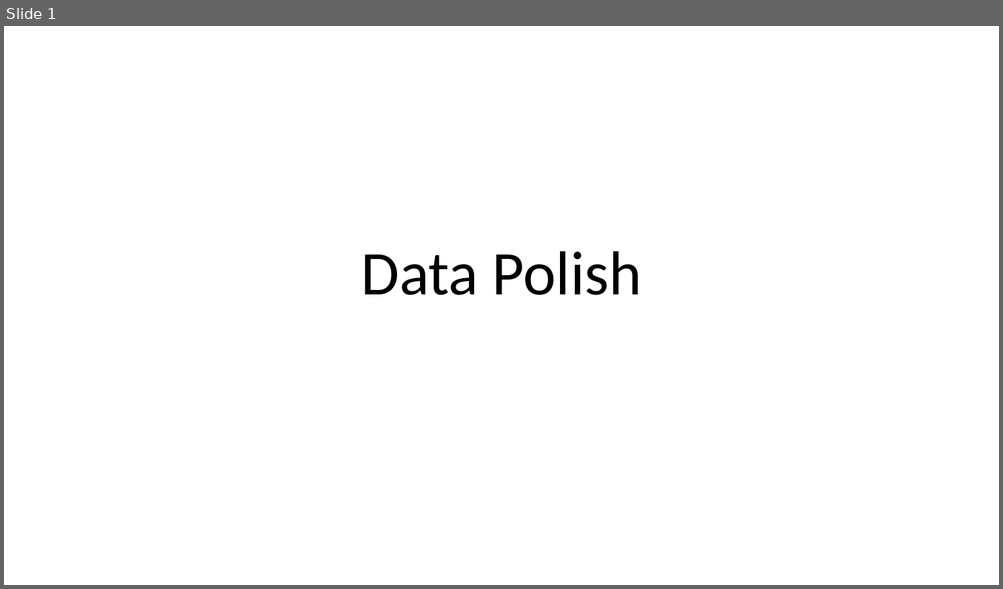
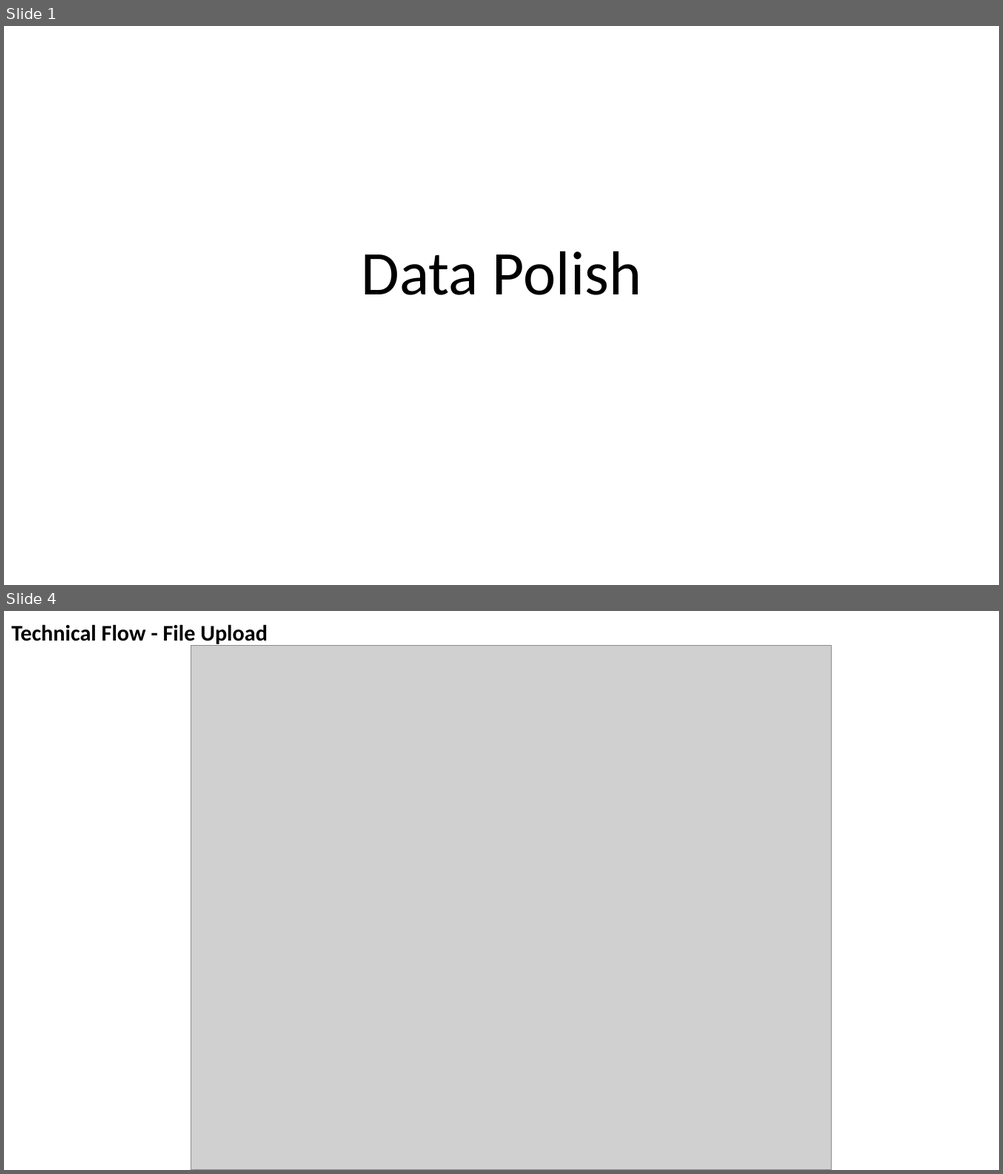
Before and after one commit to SeanMcCrossanTUD/TUD-Group-Project, a slide deck: Project supporting Artifacts/Friday Presentations/presentation_Friday_0112.pptx. Shown one above the other, each under a label of ours: slide 1 before the commit, slides 1 and 4 after it; the slides between them are not shown. The pictures are 1003x589 and 1003x1174 pixels, drawn with LibreOffice and Linux fonts; fonts in the diff are those of the drawing; grey boxes stand for pictures. Boxes give left, top, right and bottom in pixels: in the first picture for what was removed or moved away, otherwise in the second. Text is boxed around its words. In the diff, an @@ line names an element or a change of style, - is before the commit and + after.

```diff
--- a/Project supporting Artifacts/Friday Presentations/presentation_Friday_0112.pptx
+++ b/Project supporting Artifacts/Friday Presentations/presentation_Friday_0112.pptx
@@ slide 4 added at bbox=[4, 611, 999, 1170], background #FFFFFF @@
@@ title added at bbox=[11, 624, 267, 647], 21.6 pt, text #000000, bold @@
+Technical Flow - File Upload
@@ picture added at bbox=[190, 645, 831, 1170] @@
```
Also in this commit, not shown: 3 slides changed, 3 other slides added.
